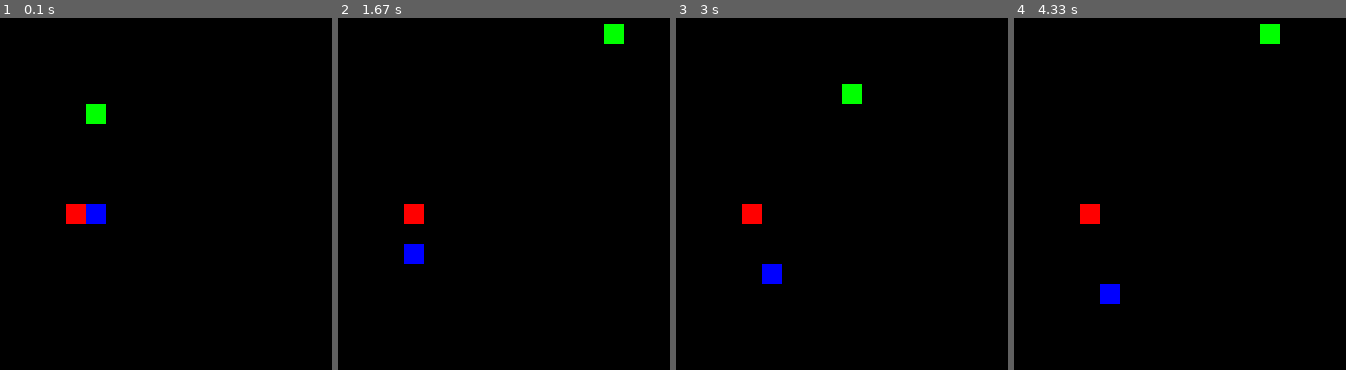
Above: before the commit, frames 1-4 (left to right).
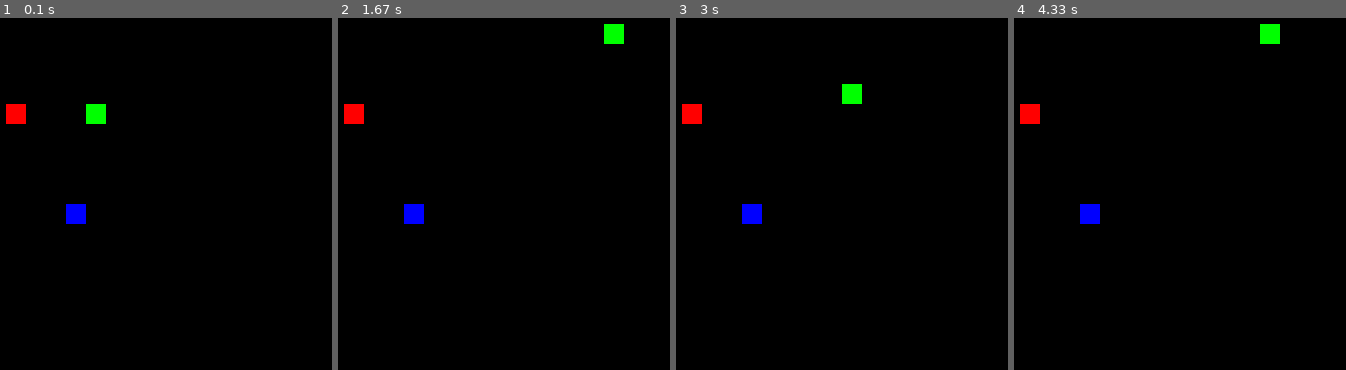
Above: after the commit, the same moments.

Repository: andmck1/ai-project
Game: pygame game, started from src/__main__.py
The game is run twice, just before and just after one commit, with the same random seed, the same clock (stepped at 60 frames per second) and the same inputs.
Inputs:
- Up to frame 1 (0.1 s): no input
- Up to frame 2 (1.67 s): hold Right 0.33-0.8 s; hold Up 0.83-1.3 s; hold Right from 1.33 s (still down)
- Up to frame 3 (3 s): release Right at 1.8 s; hold Left 1.83-2.37 s; hold Down 2.4-2.73 s; hold Left from 2.77 s (still down)
- Up to frame 4 (4.33 s): release Left at 3.17 s; hold Up 3.2-3.57 s; hold Right 3.6-4.23 s; hold Down from 4.27 s (still down)

The runs differ from the first frame. In frame 1, 1.0% of the frame differs, in the area x 1-32%, y 24-59%; in frame 2, 1.0%; in frame 3, 1.0%; in frame 4, 1.0%.

Commit message:
feat: collision updated

Diff:
--- a/src/actors/snake.py
+++ b/src/actors/snake.py
@@ -8,6 +8,7 @@
 
 class Snake(PyGameObject):
     body: list[tuple[int, int]] = []
+    previous_head_position = tuple[int, int]
     eaten_fruit: bool = False
     body_colour: Colour = Colour.GREEN
     current_direction: Direction = Direction.RIGHT
@@ -30,10 +31,13 @@
         self.body_colour = body_colour
         self.is_ai = is_ai
         self.name = name
+        self.previous_head_position = start_position
 
     def move(self) -> None:
         head_position = self.body[0]
+        self.previous_head_position = head_position
         current_direction = self.current_direction.value
+
         # TODO - Could make array instead and use numpy maths
         next_head_position = (
             head_position[0] + current_direction[0],
@@ -55,11 +59,16 @@
                 return None
         self.current_direction = new_direction
 
-    def check_collision(self) -> bool:
+    def check_collision(self, filled_positions: list[tuple[int, int]]) -> bool:
         head = self.body[0]
+
+        # If head in filled positions twice then occupying filled space
+        if len([_pos for _pos in filled_positions if _pos == head]) > 1:
+            return True
+
+        # Check if OOB
         return (
-            head in self.body[1:]
-            or head[0] < 0
+            head[0] < 0
             or head[0] >= self.screen.n_cols
             or head[1] < 0
             or head[1] >= self.screen.n_rows
--- a/src/game/game.py
+++ b/src/game/game.py
@@ -134,13 +134,13 @@
                 _snake.change_direction(self.ai_move())
             else:
                 _snake.change_direction(self.last_input_direction)
-            _snake.move()
+                _snake.move()
 
             if _snake.body[0] == self.food.position:
                 _snake.eaten_fruit = True
                 self.food.move(self.free_positions)
 
-            if _snake.check_collision():
+            if _snake.check_collision(self.filled_positions):
                 print(_snake.name + " lost")
                 self.quit()
                 return False
Not shown, removed: 2
